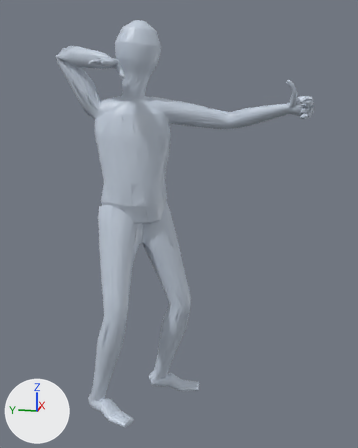
The glTF model app/assets/anims/Base/bow_quick_shot.glb as it was, and as the next commit left it.
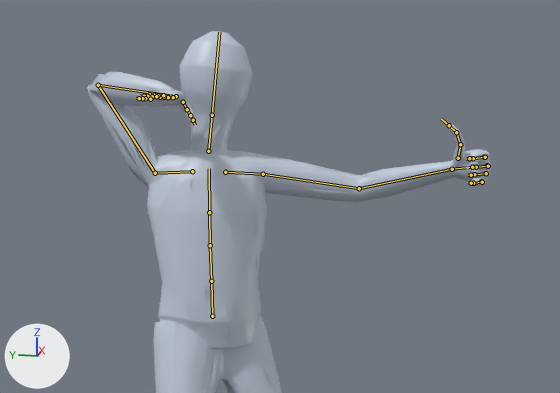
There are two pictures of each version: one whole from a camera (50 mm lens) standing at (-2.11, -0.635, 1.435) and looking at (-0.053, -0.224, 0.92), one close up on the part from 0% to 100% of the width and 0% to 56% of the height. Every picture has the same lights, and +X, +Y and +Z are marked at lower left. The first two pictures are the older version. Both versions are drawn at frame 12 of the action 'Animation'; the numbers are the values there. The bones that change, and the others that lie on the model, are drawn over the model as lines in the close-ups.

The first close-up shows 'Body_human_male'.
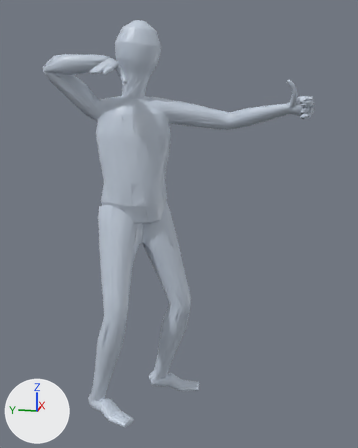
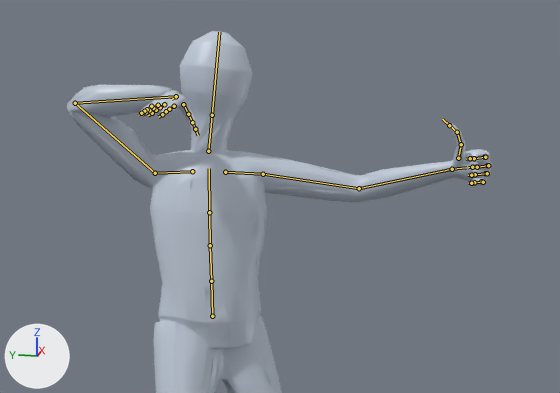
What differs and where, as boxes (x1, y1, x2, y2) in the close-ups (560 x 393 px):
'Body_human_male', posed: before (87, 31, 492, 393); after (67, 31, 493, 393)
bone 'mixamorig:RightArm', root to tip: before (155, 173) to (98, 85); after (155, 173) to (75, 103)
bone 'mixamorig:RightHand', root to tip: before (176, 96) to (171, 96); after (176, 96) to (171, 99)

What the commit changed:
Bone 'mixamorig:RightArm' (bone_mixamorig_rightarm) turns from (71, 28, 43) to (53, 33, 55) degrees about its own x, y and z.
Bone 'mixamorig:RightHand' (bone_mixamorig_righthand) turns from (-73, 25, -93) to (-72, 2, -90) degrees about its own x, y and z.
